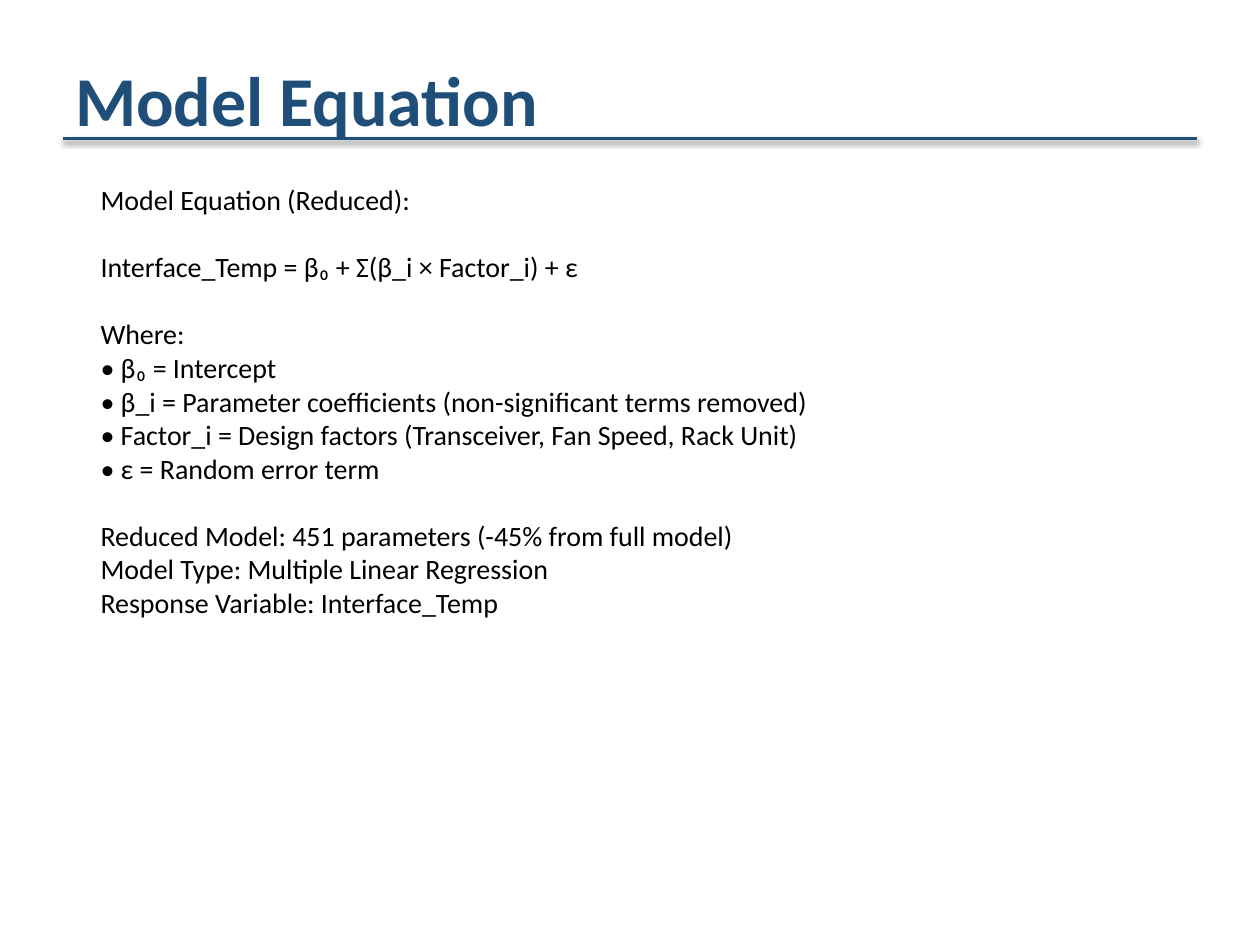
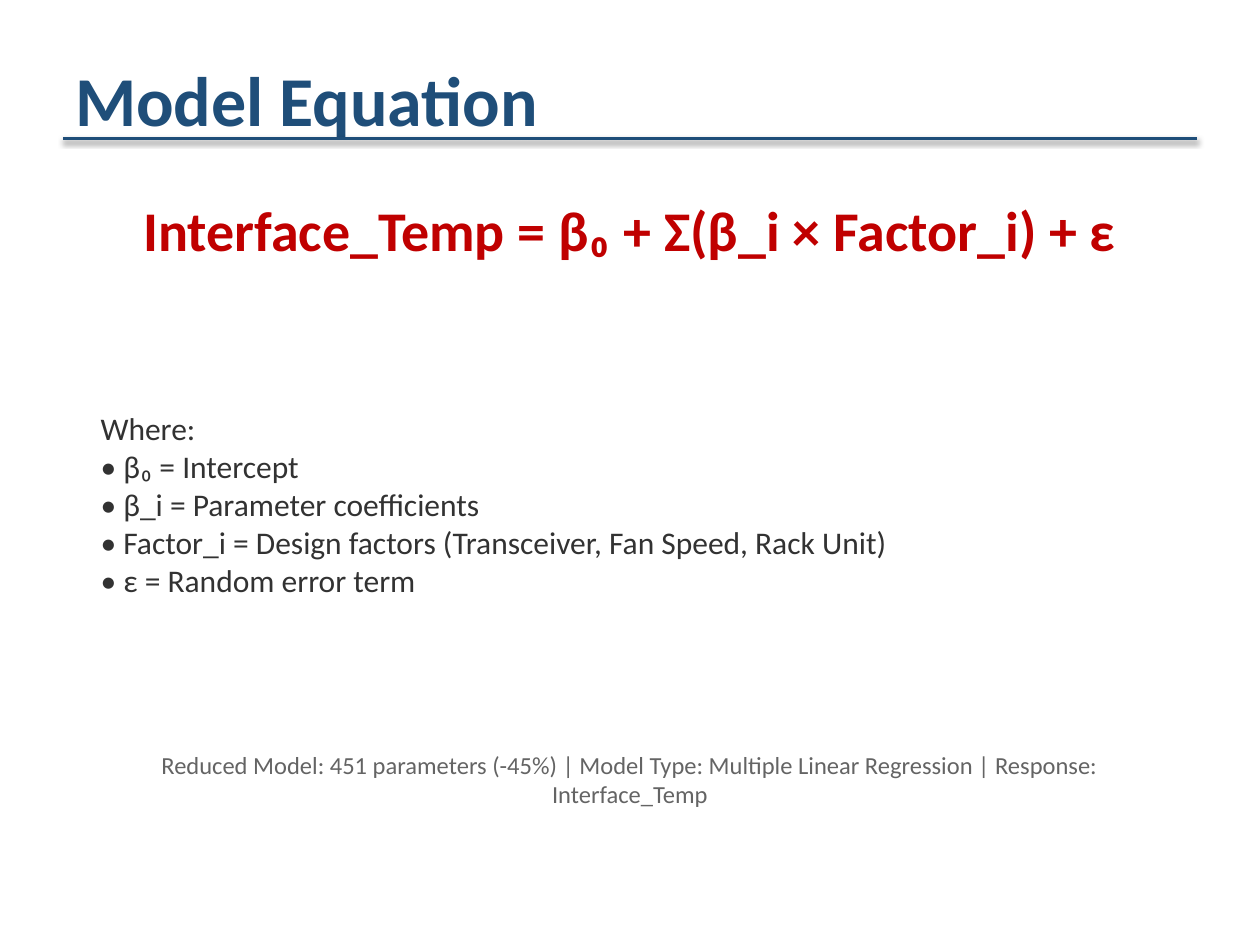
Before and after one commit to VictorBlakeG/doe, a slide deck: slide 3 of outputs/doe_analysis_reduced.pptx. Drawn at 1260x945 pixels with LibreOffice and Linux fonts; fonts in the diff are those of the drawing. Boxes give left, top, right and bottom in pixels: in the first picture for what was removed or moved away, otherwise in the second. Text is boxed around its words. In the diff, an @@ line names an element or a change of style, - is before the commit and + after.

Commit message:
Enhance model equation slides with better visual formatting
- Create dedicated create_equation_slide() function for prominent equation display
- Display main equation in large red bold text (32pt)
- Add variable definitions (Where, β₀, β_i, Factor_i, ε)
- Show model info (parameter count, model type, response variable)
- Improved visual hierarchy and readability
- Both full and reduced models now have properly formatted equation slides

```diff
--- a/outputs/doe_analysis_reduced.pptx
+++ b/outputs/doe_analysis_reduced.pptx
@@ text at [143, 209, 1116, 260]: text changed; size 16 to 32 pt; text colour #000000 to #C00000; bold on @@
-Model Equation (Reduced):
-Interface_Temp = β₀ + Σ(β_i × Factor_i) + ε
-Where:
-• β₀ = Intercept
-• β_i = Parameter coefficients (non-significant terms removed)
-• Factor_i = Design factors (Transceiver, Fan Speed, Rack Unit)
-• ε = Random error term
-Reduced Model: 451 parameters (-45% from full model)
-Model Type: Multiple Linear Regression
-Response Variable: Interface_Temp
+Interface_Temp = β₀ + Σ(β_i × Factor_i) + ε
@@ text added at [101, 418, 886, 592], 18 pt, text #323232 @@
+Where:
+• β₀ = Intercept
+• β_i = Parameter coefficients
+• Factor_i = Design factors (Transceiver, Fan Speed, Rack Unit)
+• ε = Random error term
@@ text added at [161, 756, 1097, 807], 14 pt, text #646464 @@
+Reduced Model: 451 parameters (-45%) | Model Type: Multiple Linear Regression | Response: Interface_Temp
```
Also in this commit, not shown: 3 other files.
